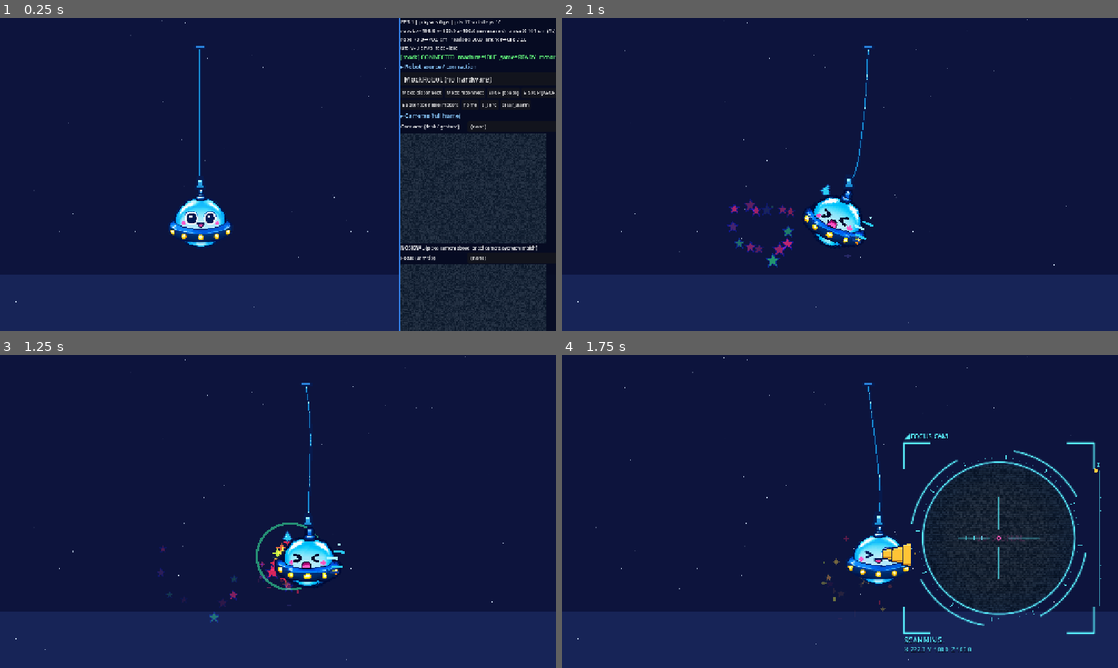
Above: before the commit, frames 1-4 (two rows, left to right).
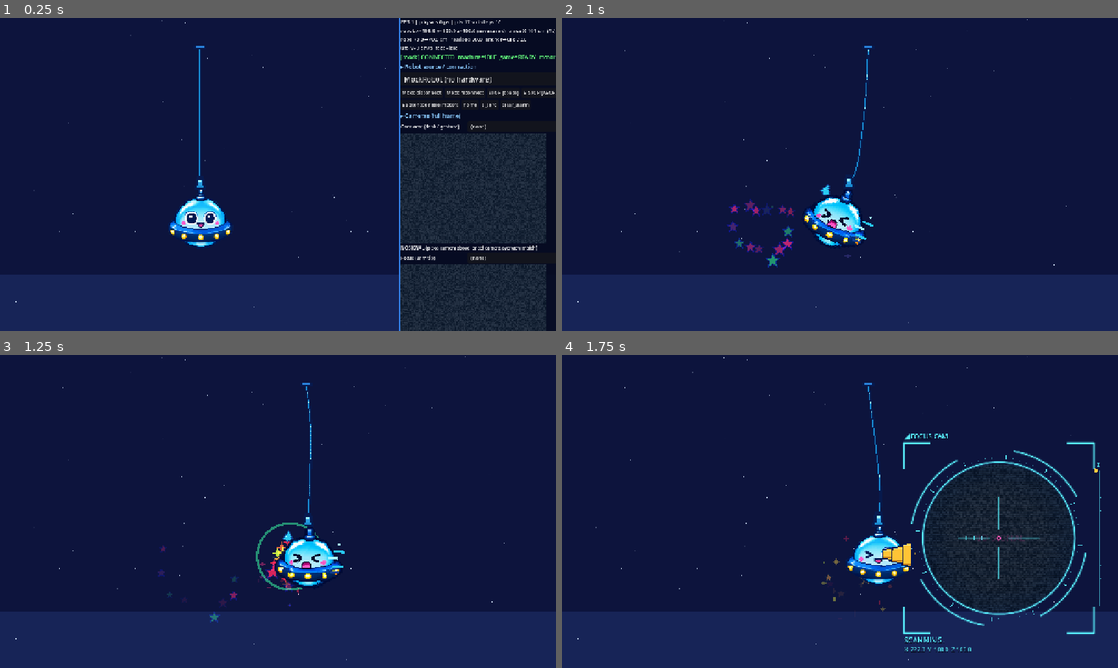
Above: after the commit, the same moments.

Repository: fooping-tech/CoreXY_UFO_Game
Game: Godot game, scene res://scenes/main.tscn
The game is run twice, just before and just after one commit, with the same random seed, the same clock (stepped at 60 frames per second) and the same inputs.
Inputs:
- Up to frame 1 (0.25 s): no input
- Up to frame 2 (1 s): tap Enter at 0.5 s; hold Right from 0.53 s (still down); tap Tab at 0.6 s; tap Space at 0.77 s
- Up to frame 3 (1.25 s): keep holding Right
- Up to frame 4 (1.75 s): release Right at 1.28 s; hold Down from 1.28 s (still down); tap V at 1.35 s; tap Space at 1.52 s

Frames 1-2 are identical in both runs. In frame 3, 0.3% of the frame differs, in the area x 8-91%, y 0-95%; in frame 4, nothing differs.

Commit message:
fix(game): the stop-confirmation wait does not count as motion for the shake
_moving_s kept growing through the 0.2 s stop wait, so a 0.25 s tap reached
the 0.4 s shake threshold. Compare the motion without the trailing still
time; the tap in the test is now 0.3 s (shook before the fix).

Refs #22

Co-Authored-By: Claude Opus 5.5 <noreply@anthropic.com>

Diff:
--- a/game/scripts/ui/ufo_fx.gd
+++ b/game/scripts/ui/ufo_fx.gd
@@ -94,7 +94,7 @@
 		if _below_s >= STOP_HOLD_S:
 			_active = false
 			stop_count += 1
-			if _moving_s >= SHAKE_MIN_MOVE_S:
+			if _moving_s - _below_s >= SHAKE_MIN_MOVE_S:  # the stop-confirmation wait is not motion
 				kicked.emit(0.25 + 0.35 * _peak)  # a harder stop after a faster move
 			if enabled:
 				_burst(ufo_px, scale, "sparkles", 20, 120.0, 300.0)
--- a/game/tests/run_tests.gd
+++ b/game/tests/run_tests.gd
@@ -381,7 +381,7 @@
 			f.update_fx(Vector2(400, 300), 1.0, Vector2(300, 0), peak, 0.0, 0.0, 1.0 / 60.0)
 		for k in range(20):
 			f.update_fx(Vector2(400, 300), 1.0, Vector2.ZERO, 0.0, 0.0, 0.0, 1.0 / 60.0)
-	move_stop.call(fx2, 0.2, 1.0)  # a tap: no shake
+	move_stop.call(fx2, 0.3, 1.0)  # a tap: no shake (the 0.2 s stop wait does not count as motion)
 	move_stop.call(fx2, 1.0, 0.5)
 	move_stop.call(fx2, 1.0, 1.0)
 	remove_child(fx2)
